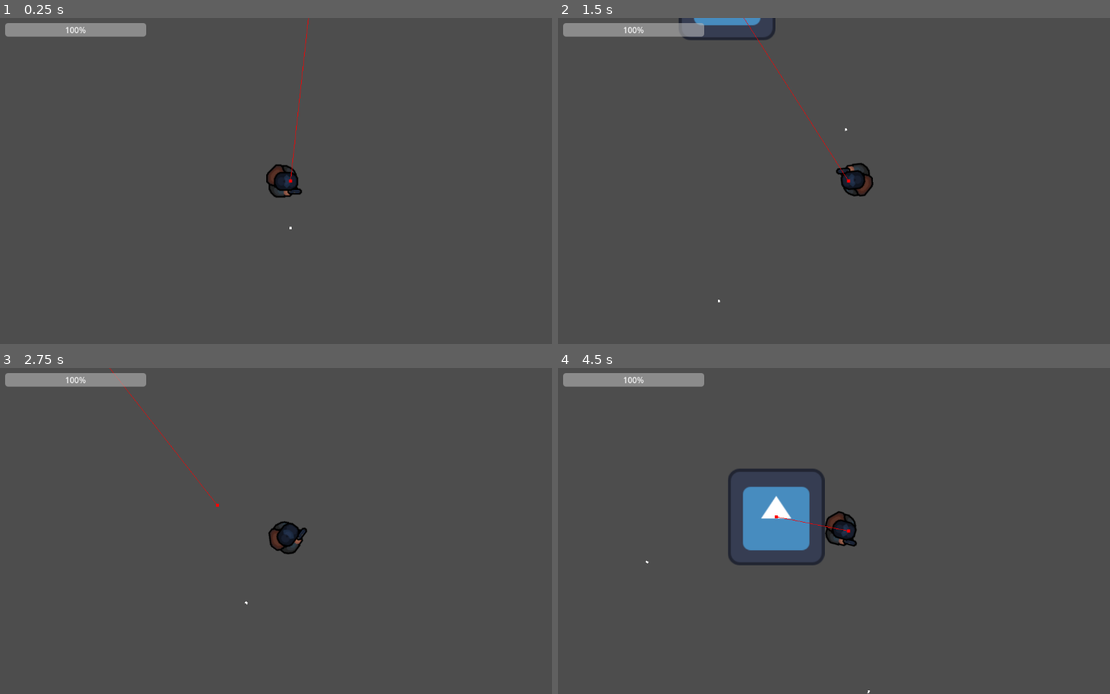
Above: before the commit, frames 1-4 (two rows, left to right).
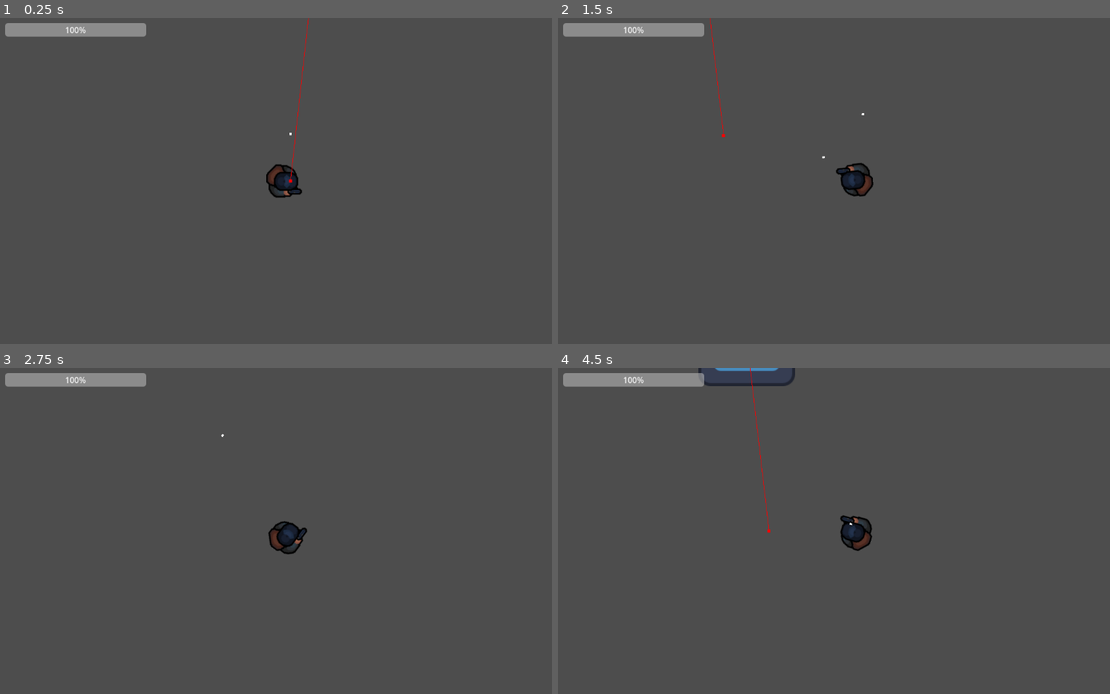
Above: after the commit, the same moments.

Repository: carlosManoelWendorff1/koma-zone
Game: Godot game, scene res://main.tscn
Two runs of this game, one before a commit and one after it. Both use one fixed random seed, a clock stepped at 60 frames per second and the inputs below. The engine's default icon, where the game draws it, is replaced by a stand-in: a white triangle on a blue panel in a dark square.
Inputs (mouse positions are in pixels of both pictures, inside the frame that each line leads up to):
- Up to frame 1 (0.25 s): no input
- Up to frame 2 (1.5 s): tap Enter at 0.5 s; move the mouse to (977, 164) at 0.52 s; hold Right (ui_right) 0.53-1.28 s; click (977, 164) at 0.6 s; move the mouse to (734, 197) at 1.27 s; hold Down (ui_down) from 1.28 s (still down); click (734, 197) at 1.35 s
- Up to frame 3 (2.75 s): move the mouse to (347, 459) at 2.02 s; release Down (ui_down) at 2.03 s; hold Right (ui_right) from 2.03 s (still down); click (347, 459) at 2.1 s
- Up to frame 4 (4.5 s): move the mouse to (817, 596) at 2.77 s; release Right (ui_right) at 2.78 s; hold Up (ui_up) 2.78-3.53 s; click (817, 596) at 2.85 s; move the mouse to (1021, 579) at 3.52 s; hold Left (ui_left) from 3.53 s (still down); click (1021, 579) at 3.6 s; move the mouse to (673, 482) at 4.27 s; click (673, 482) at 4.35 s

The runs differ from the first frame. In frame 1, less than 0.1% of the frame differs, in the area x 52-53%, y 35-65%; in frame 2, 0.6%; in frame 3, less than 0.1%; in frame 4, 4.1%, in the area x 15-57%, y 0-100%.

Commit message:
addde bullet damage

Diff:
--- a/objects/projetil.gd
+++ b/objects/projetil.gd
@@ -8,7 +8,12 @@
 	direcao = Vector2.RIGHT.rotated(rotation)
 
 func _process(delta: float) -> void:
-	position += direcao * velocidade * delta
+	position -= direcao * velocidade * delta
 
 func _on_visible_on_screen_notifier_2d_screen_exited() -> void:
 	queue_free()
+
+
+func _on_hitbox_area_entered(area: Area2D) -> void:
+	queue_free()
+	pass # Replace with function body.
--- a/objects/projetil.tscn
+++ b/objects/projetil.tscn
@@ -1,9 +1,13 @@
-[gd_scene load_steps=3 format=3 uid="uid://coc23oplj0jht"]
+[gd_scene load_steps=5 format=3 uid="uid://coc23oplj0jht"]
 
 [ext_resource type="Script" uid="uid://djmi7733yakbv" path="res://objects/projetil.gd" id="1_ghobk"]
+[ext_resource type="Script" uid="uid://v5wrvpaabap5" path="res://scripts/hitbox.gd" id="2_rjk86"]
 
 [sub_resource type="CanvasTexture" id="CanvasTexture_rjk86"]
 specular_color = Color(0.86995006, 0.7200772, 7.70092e-07, 1)
+
+[sub_resource type="RectangleShape2D" id="RectangleShape2D_u1oej"]
+size = Vector2(0.9999993, 0.7999997)
 
 [node name="projetil" type="Sprite2D"]
 scale = Vector2(3.5, 2.5)
@@ -13,4 +17,15 @@
 [node name="VisibleOnScreenNotifier2D" type="VisibleOnScreenNotifier2D" parent="."]
 rect = Rect2(-1, -1, 2, 2)
 
+[node name="Hitbox" type="Area2D" parent="."]
+collision_mask = 2
+script = ExtResource("2_rjk86")
+damage = 100
+metadata/_custom_type_script = "uid://v5wrvpaabap5"
+
+[node name="CollisionShape2D" type="CollisionShape2D" parent="Hitbox"]
+position = Vector2(-7.450581e-09, 0)
+shape = SubResource("RectangleShape2D_u1oej")
+
 [connection signal="screen_exited" from="VisibleOnScreenNotifier2D" to="." method="_on_visible_on_screen_notifier_2d_screen_exited"]
+[connection signal="area_entered" from="Hitbox" to="." method="_on_hitbox_area_entered"]
--- a/player/player.gd
+++ b/player/player.gd
@@ -38,14 +38,13 @@
 
 	if Input.is_action_just_pressed("shoot") and bullet_scene:
 		var bullet = bullet_scene.instantiate()
+
+		# Bala nasce exatamente na posição atual do player
 		bullet.global_position = global_position
-		bullet.rotation = rotation
+		bullet.global_rotation = rotation + deg_to_rad(90)
+
 		get_tree().current_scene.add_child(bullet)
 		print("Bala disparada!")
-	#else:
-		#print("Não disparou - bullet_scene vazio?", bullet_scene == null)
-
-	current_position = global_position
 
 
 func _on_collision_shape_2d_child_entered_tree(node: Node) -> void:
--- a/player/player.tscn
+++ b/player/player.tscn
@@ -20,7 +20,6 @@
 texture = ExtResource("2_rkbax")
 
 [node name="CollisionShape2D" type="CollisionShape2D" parent="."]
-position = Vector2(0, 11)
 shape = SubResource("RectangleShape2D_rkbax")
 
 [node name="Hitbox" type="Area2D" parent="."]
